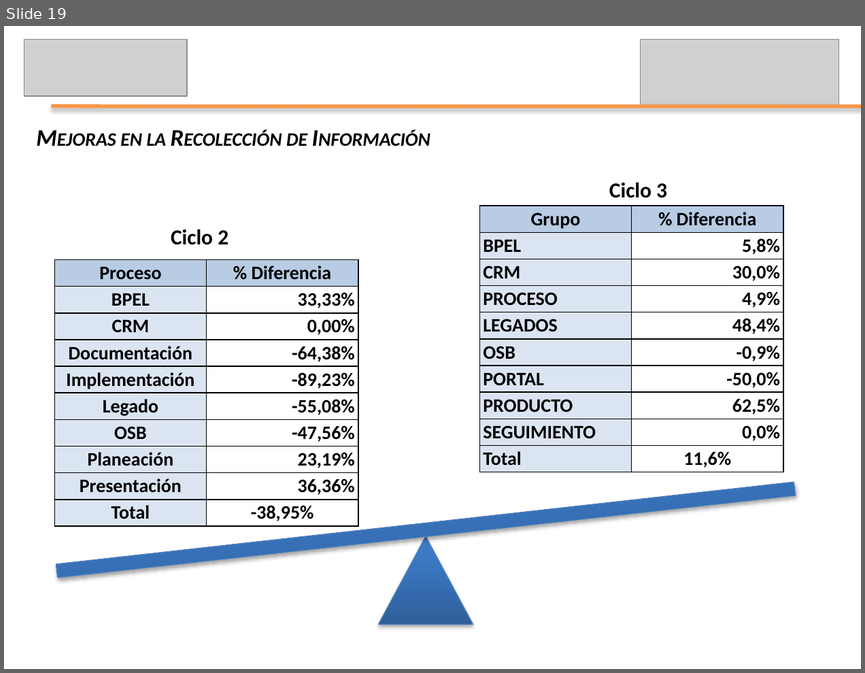
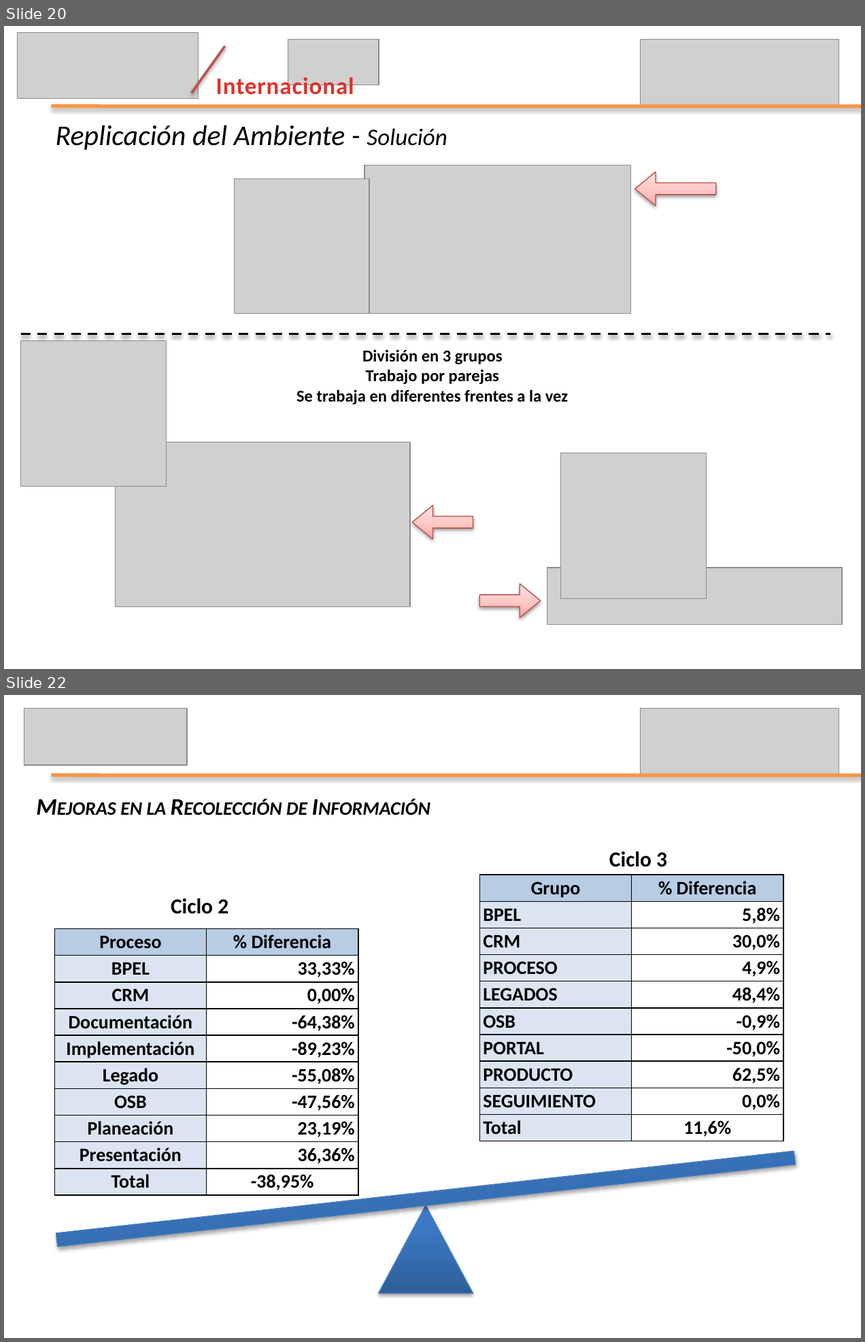
Before and after one commit to leseroth/ingenium-managment, a slide deck: CSOF5104 Mejoramiento de Procesos de SW/PresentacionFinal/1130PresentacionFinal.pptx. Shown one above the other, each under a label of ours: slide 19 before the commit, slides 20 and 22 after it; the slides between them are not shown. The pictures are 865x673 and 865x1342 pixels, drawn with LibreOffice and Linux fonts; fonts in the diff are those of the drawing; grey boxes stand for pictures. Boxes give left, top, right and bottom in pixels: in the first picture for what was removed or moved away, otherwise in the second. Text is boxed around its words. In the diff, an @@ line names an element or a change of style, - is before the commit and + after.

```diff
--- a/CSOF5104 Mejoramiento de Procesos de SW/PresentacionFinal/1130PresentacionFinal.pptx
+++ b/CSOF5104 Mejoramiento de Procesos de SW/PresentacionFinal/1130PresentacionFinal.pptx
@@ slide 20 added at (x1=4, y1=26, x2=861, y2=669), background #FFFFFF @@
@@ picture added at (x1=18, y1=33, x2=198, y2=99) @@
@@ line added from (192, 93) to (225, 46), #C0504D 2 pt @@
@@ picture added at (x1=288, y1=40, x2=379, y2=85) @@
@@ picture added at (x1=640, y1=40, x2=838, y2=106) @@
@@ text added at (x1=216, y1=74, x2=354, y2=95), 20 pt, text gradient #E0322D to #A2201C, bold @@
+Internacional
@@ line added from (51, 106) to (861, 106), #F79646 3 pt @@
@@ text added at (x1=56, y1=125, x2=447, y2=150), 24 pt, text #000000, italic @@
+Replicación del Ambiente - Solución
@@ picture added at (x1=364, y1=165, x2=630, y2=313) @@
@@ picture added at (x1=235, y1=178, x2=369, y2=313) @@
@@ left arrow added at (x1=634, y1=172, x2=715, y2=205), fill gradient #FFA6A5 to #FFC0BF to #FFE7E7, outline #BF4C48 0.75 pt @@
@@ picture added at (x1=21, y1=340, x2=167, y2=486) @@
@@ line added from (21, 333) to (831, 333), #000000 2 pt dashed @@
@@ text added at (x1=296, y1=350, x2=568, y2=404), 14 pt, text #000000, bold @@
+División en 3 grupos
+Trabajo por parejas
+Se trabaja en diferentes frentes a la vez
@@ picture added at (x1=116, y1=441, x2=410, y2=606) @@
@@ picture added at (x1=561, y1=452, x2=706, y2=599) @@
@@ left arrow added at (x1=412, y1=505, x2=473, y2=538), fill gradient #FFA6A5 to #FFC0BF to #FFE7E7, outline #BF4C48 0.75 pt @@
@@ picture added at (x1=547, y1=567, x2=842, y2=624) @@
@@ left arrow added at (x1=479, y1=584, x2=541, y2=617), fill gradient #FFA6A5 to #FFC0BF to #FFE7E7, outline #BF4C48 0.75 pt @@
@@ what was slide 19 is now slide 22 @@
```
Also in this commit, not shown: 6 slides changed, 2 other slides added.
